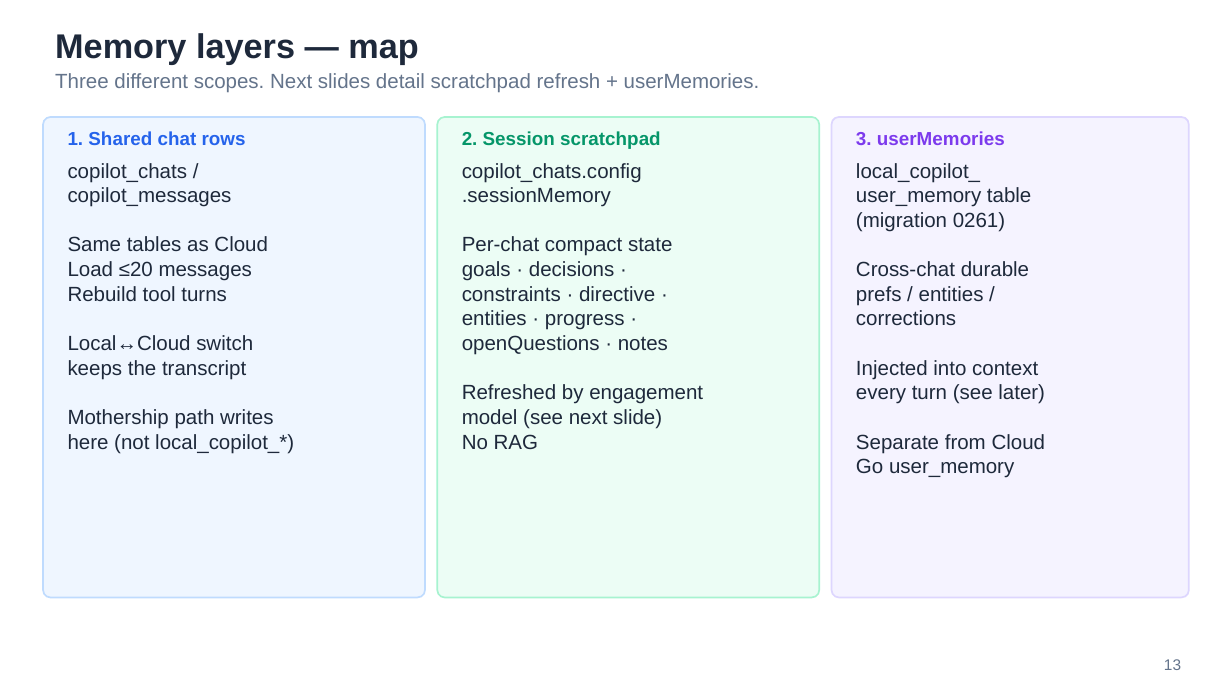
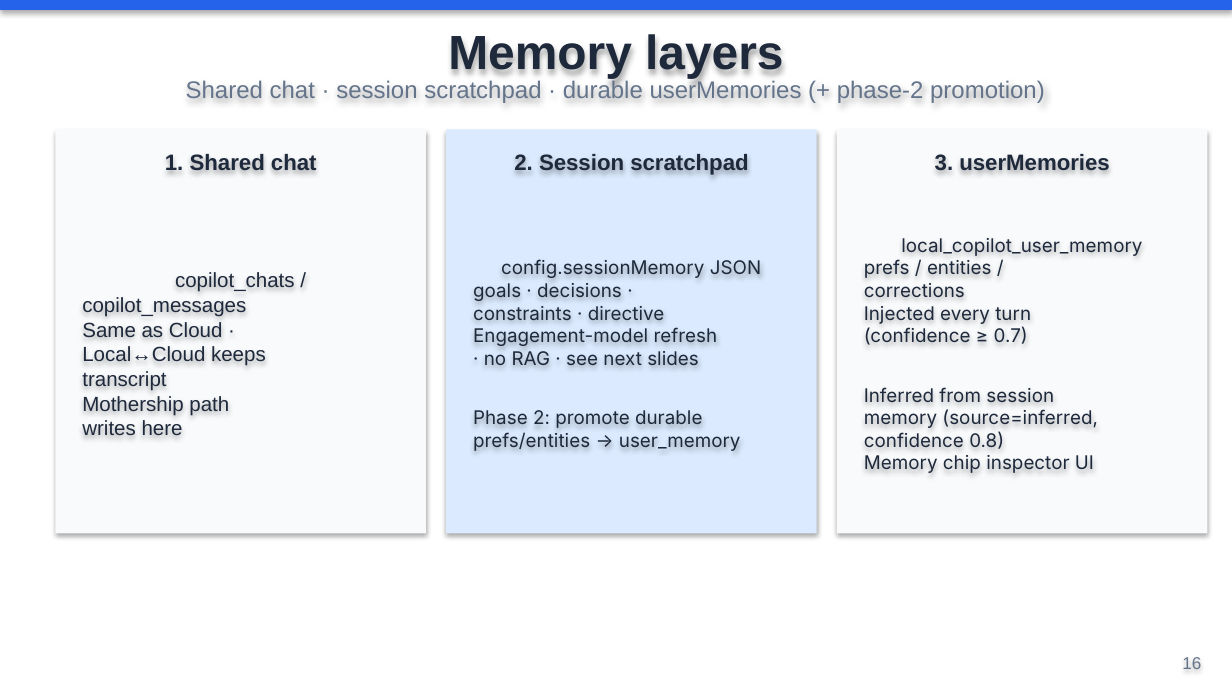
Before and after one commit to arenadeveloper02/p2-sim, a slide deck: slide 16 of local-copilot-overview.pptx (slide 13 before the commit). Drawn at 1232x693 pixels with LibreOffice and Linux fonts; fonts in the diff are those of the drawing. Boxes give left, top, right and bottom in pixels: in the first picture for what was removed or moved away, otherwise in the second. Text is boxed around its words. In the diff, an @@ line names an element or a change of style, - is before the commit and + after.

```diff
--- a/local-copilot-overview.pptx
+++ b/local-copilot-overview.pptx
@@ rectangle added at bbox=[0, 0, 1232, 10], fill #2563EB @@
@@ text at bbox=[448, 34, 783, 78]: text changed; size 20 to 28 pt @@
-Memory layers — map
+Memory layers
@@ text at bbox=[186, 79, 1045, 103]: text changed; size 12 to 14 pt @@
-Three different scopes. Next slides detail scratchpad refresh + userMemories.
+Shared chat · session scratchpad · durable userMemories (+ phase-2 promotion)
@@ rounded rectangle removed at bbox=[43, 117, 425, 598] @@
@@ rounded rectangle removed at bbox=[437, 117, 819, 598] @@
@@ rounded rectangle removed at bbox=[832, 117, 1189, 598] @@
@@ rectangle added at bbox=[55, 129, 426, 533], fill #F8FAFC @@
@@ rectangle added at bbox=[446, 129, 817, 533], fill #DBEAFE @@
@@ text "2. Session scratchpad": place and size @@
-text "2. Session scratchpad" at bbox=[462, 131, 661, 149]
+text "2. Session scratchpad" at bbox=[514, 154, 748, 175]
@@ text "2. Session scratchpad" at bbox=[514, 154, 748, 175]: size 11 to 13 pt, text colour #059669 to #1E293B; alignment left to centre @@
@@ rectangle added at bbox=[837, 129, 1207, 533], fill #F8FAFC @@
@@ text "3. userMemories": place and size @@
-text "3. userMemories" at bbox=[856, 131, 1005, 145]
+text "3. userMemories" at bbox=[935, 154, 1110, 171]
@@ text "3. userMemories" at bbox=[935, 154, 1110, 171]: size 11 to 13 pt, text colour #7C3AED to #1E293B; alignment left to centre @@
@@ text at bbox=[165, 152, 317, 170]: text changed; size 11 to 13 pt; text colour #2563EB to #1E293B @@
-1. Shared chat rows
+1. Shared chat
@@ text "copilot_chats /": place and size @@
-text "copilot_chats /" at bbox=[68, 163, 294, 454]
+text "copilot_chats /" at bbox=[82, 272, 295, 436]
@@ vertical alignment top to middle in 3 elements at bbox=[82, 272, 295, 436], bbox=[864, 238, 1142, 473], bbox=[473, 260, 761, 451] @@
@@ text "config.sessionMemory JSON": place and size @@
-text "config.sessionMemory JSON" at bbox=[462, 163, 703, 449]
+text "config.sessionMemory JSON" at bbox=[473, 260, 761, 451]
@@ text "local_copilot_user_memory": place and size @@
-text "local_copilot_user_memory" at bbox=[856, 163, 1046, 478]
+text "local_copilot_user_memory" at bbox=[864, 238, 1142, 473]
@@ text at bbox=[901, 238, 1142, 256]: text changed; size 12 to 11 pt; font Arial to Inter @@
-local_copilot_
-user_memory table
-(migration 0261)
-Cross-chat durable
+local_copilot_user_memory
@@ text at bbox=[501, 260, 761, 278]: text changed; size 12 to 11 pt; font Arial to Inter @@
-copilot_chats.config
-.sessionMemory
-Per-chat compact state
+config.sessionMemory JSON
@@ text at bbox=[864, 260, 991, 298]: size 12 to 11 pt, font Arial to Inter in "prefs / entities /", "corrections" @@
@@ text at bbox=[175, 272, 295, 292]: alignment left to centre @@
@@ text at bbox=[473, 283, 622, 301]: size 12 to 11 pt, font Arial to Inter in "goals · decisions ·" @@
@@ text at bbox=[82, 322, 266, 436]: text changed @@
-Same tables as Cloud
-Load ≤20 messages
-Rebuild tool turns
-Local↔Cloud switch
-keeps the transcript
-Mothership path writes
-here (not local_copilot_*)
+Same as Cloud ·
+Local↔Cloud keeps
+transcript
+Mothership path
+writes here
@@ text at bbox=[473, 306, 741, 451]: text changed; size 12 to 11 pt; font Arial to Inter @@
-constraints · directive ·
-entities · progress ·
-openQuestions · notes
-Refreshed by engagement
-model (see next slide)
-No RAG
+constraints · directive
+Engagement-model refresh
+· no RAG · see next slides
+Phase 2: promote durable
+prefs/entities → user_memory
@@ text at bbox=[864, 306, 1098, 473]: text changed; size 12 to 11 pt; font Arial to Inter @@
-Injected into context
-every turn (see later)
-Separate from Cloud
-Go user_memory
+Injected every turn
+(confidence ≥ 0.7)
+Inferred from session
+memory (source=inferred,
+confidence 0.8)
+Memory chip inspector UI
@@ text removed at bbox=[1164, 659, 1181, 670] @@
-13
@@ text added at bbox=[1182, 657, 1201, 669], 10 pt, text #64748B @@
+16
```
Also in this commit, not shown: 3 other slides changed, 26 slides added, 18 slides removed, 20 other files.
